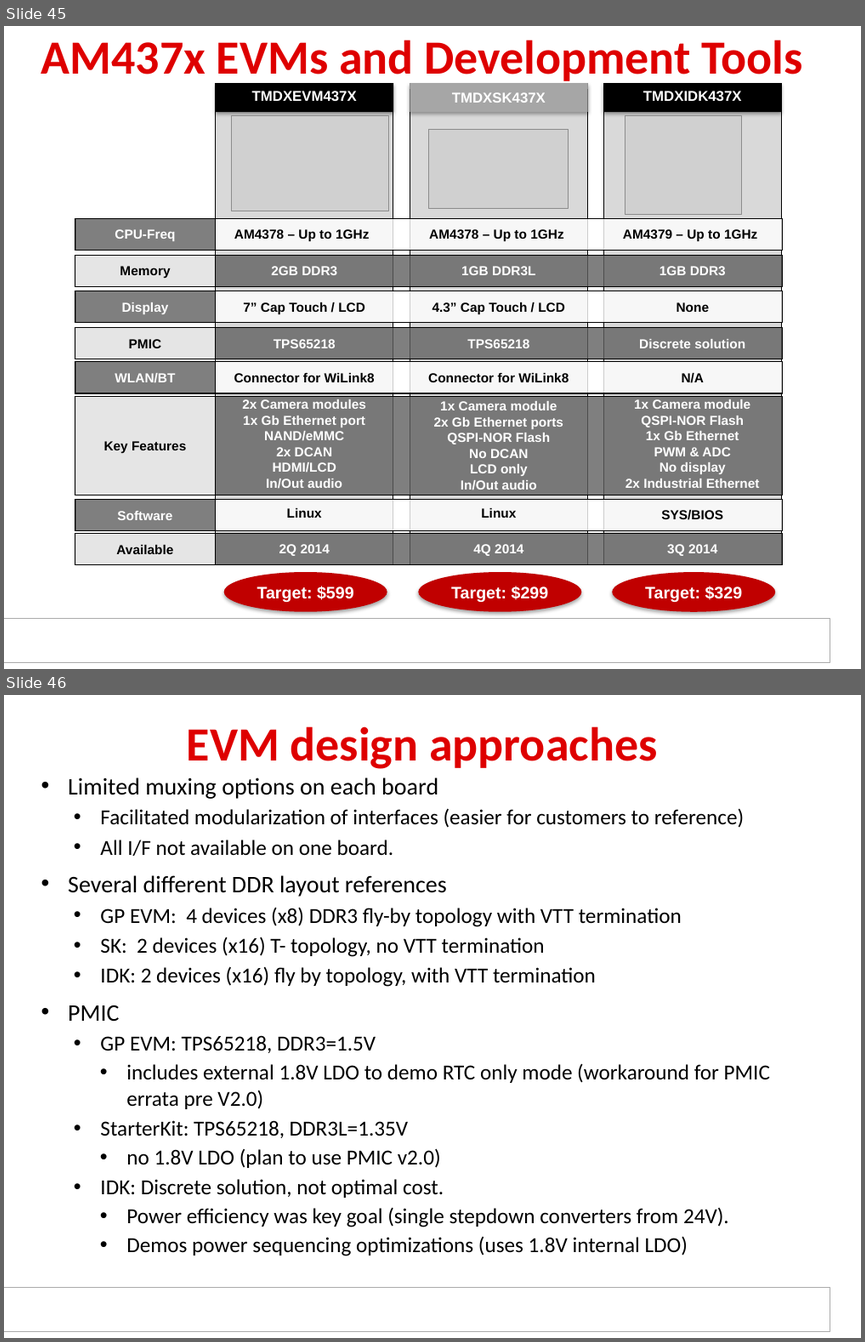
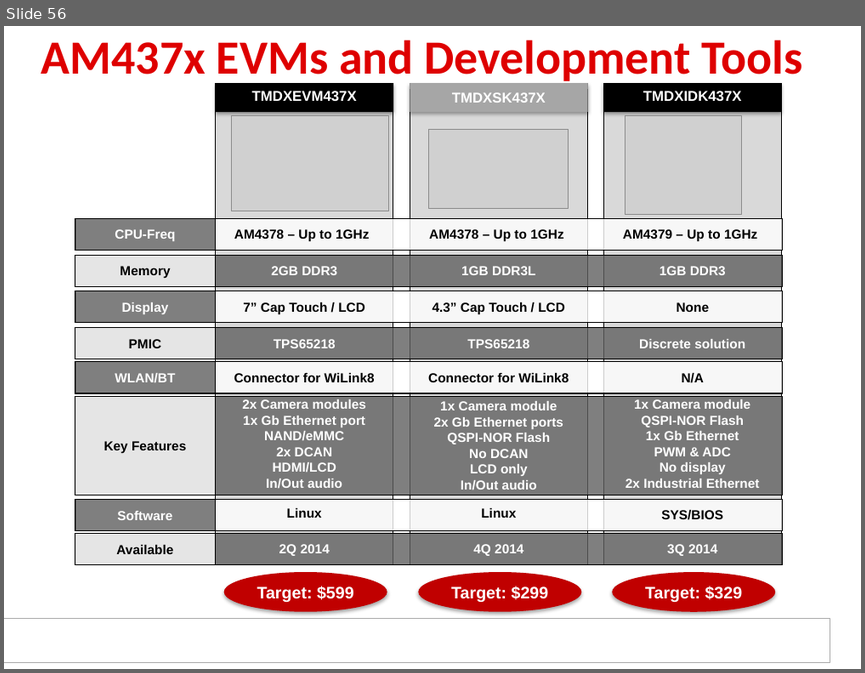
Before and after one commit to hari1989/keystone-workshop, a slide deck: preliminary/Working/presentations/Sitara/Ran_sitara_boot_camp_am437x_technical_overview_final.pptx. Shown one above the other, each under a label of ours: slides 45 and 46 before the commit, slide 56 after it. The pictures are 865x1342 and 865x673 pixels, drawn with LibreOffice and Linux fonts; fonts in the diff are those of the drawing; grey boxes stand for pictures; background and template pictures are left out. Boxes give left, top, right and bottom in pixels: in the first picture for what was removed or moved away, otherwise in the second. Text is boxed around its words. In the diff, an @@ line names an element or a change of style, - is before the commit and + after.

```diff
--- a/preliminary/Working/presentations/Sitara/Ran_sitara_boot_camp_am437x_technical_overview_final.pptx
+++ b/preliminary/Working/presentations/Sitara/Ran_sitara_boot_camp_am437x_technical_overview_final.pptx
@@ slide 46 removed at bbox=[4, 695, 861, 1338], background #FFFFFF; not listed: 2 template elements that a slide beside it also shows @@
@@ title removed at bbox=[187, 726, 657, 769] @@
-EVM design approaches
@@ text removed at bbox=[68, 777, 770, 1256] @@
-• Limited muxing options on each board
-  • Facilitated modularization of interfaces (easier for customers to reference)
-  • All I/F not available on one board.
-• Several different DDR layout references
-  • GP EVM: 4 devices (x8) DDR3 fly-by topology with VTT termination
-  • SK: 2 devices (x16) T- topology, no VTT termination
-  • IDK: 2 devices (x16) fly by topology, with VTT termination
-• PMIC
-  • GP EVM: TPS65218, DDR3=1.5V
-    • includes external 1.8V LDO to demo RTC only mode (workaround for PMIC errata pre V2.0)
-  • StarterKit: TPS65218, DDR3L=1.35V
-    • no 1.8V LDO (plan to use PMIC v2.0)
-  • IDK: Discrete solution, not optimal cost.
-    • Power efficiency was key goal (single stepdown converters from 24V).
-    • Demos power sequencing optimizations (uses 1.8V internal LDO)
@@ what was slide 45 is now slide 56 @@
```
Also in this commit, not shown: 1 slide changed, 12 slides added, 6 other slides removed.
